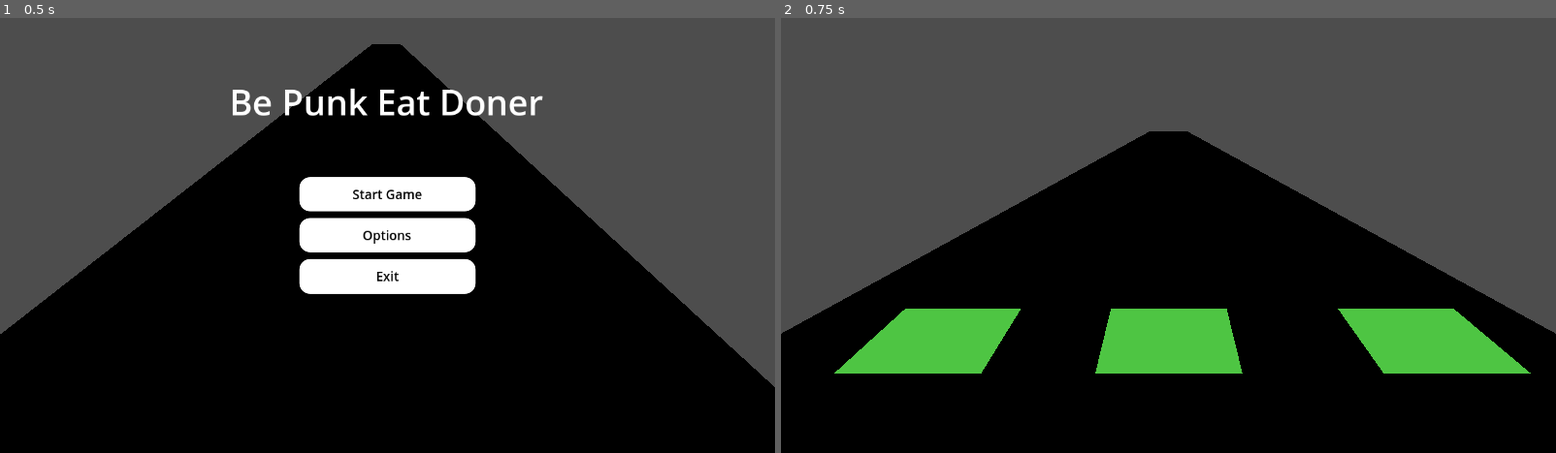
Above: before the commit, frames 1-2 (left to right).
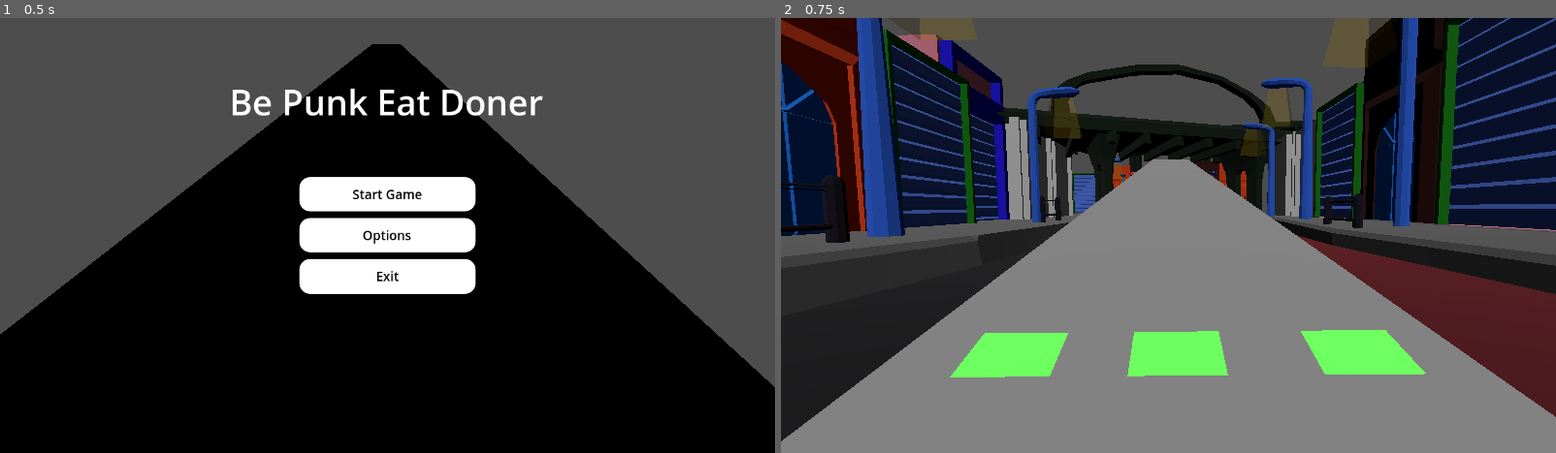
Above: after the commit, the same moments.

Repository: novadragonDOTspace/BePunkEatDoener
Game: Godot game, scene res://Scenes/main_menu.tscn
The game is run twice, just before and just after one commit, with the same random seed, the same clock (stepped at 60 frames per second) and the same inputs.
Inputs:
- Up to frame 1 (0.5 s): no input
- Up to frame 2 (0.75 s): click "Start Game" at 0.5 s

Frame 1 is identical in both runs. In frame 2, 85% of the frame differs, in the area x 0-100%, y 0-100%.

Commit message:
Refactor Game scene to integrate MusicManager and add environment scene

Diff:
--- a/Scenes/Game.tscn
+++ b/Scenes/Game.tscn
@@ -1,33 +1,17 @@
-[gd_scene load_steps=4 format=3 uid="uid://5x2cy8kbp1li"]
+[gd_scene load_steps=3 format=3 uid="uid://5x2cy8kbp1li"]
 
-[ext_resource type="PackedScene" uid="uid://bcwf15msxb4oa" path="res://Scenes/NotePicker.tscn" id="1_iukft"]
 [ext_resource type="Script" uid="uid://d87smi3k6dq6" path="res://Code/music_manager.gd" id="2_gl6un"]
+[ext_resource type="PackedScene" uid="uid://cqagux8ysu7ej" path="res://Scenes/environment.tscn" id="2_j5yw3"]
 
-[sub_resource type="PlaneMesh" id="PlaneMesh_cg2ps"]
-size = Vector2(1, 10)
-
-[node name="Road" type="Node3D"]
-
-[node name="MeshInstance3D" type="MeshInstance3D" parent="."]
-transform = Transform3D(2, 0, 0, 0, 2, 0, 0, 0, 2, 0, 0, -9)
-mesh = SubResource("PlaneMesh_cg2ps")
-
-[node name="NotePicker" parent="." instance=ExtResource("1_iukft")]
-transform = Transform3D(0.8, 0, 0, 0, 0.79337823, -0.10271801, 0, 0.10271801, 0.79337823, 0.62797356, 0, 0)
-
-[node name="NotePicker2" parent="." instance=ExtResource("1_iukft")]
-transform = Transform3D(0.8, 0, 0, 0, 0.79337823, -0.10271801, 0, 0.10271801, 0.79337823, 0.00081443787, 0, 0)
-line = 2
-
-[node name="NotePicker3" parent="." instance=ExtResource("1_iukft")]
-transform = Transform3D(0.8, 0, 0, 0, 0.79337823, -0.10271801, 0, 0.10271801, 0.79337823, -0.5672822, 0, 0)
-line = 3
-
-[node name="Camera3D" type="Camera3D" parent="."]
-transform = Transform3D(1, 0, 0, 0, 0.94832367, 0.31730464, 0, -0.31730464, 0.94832367, 0, 0.5210106, 0.67388797)
-current = true
-fov = 64.9
+[node name="Game" type="Node3D"]
 
 [node name="MusicManager" type="AudioStreamPlayer" parent="."]
 script = ExtResource("2_gl6un")
 metadata/_custom_type_script = "uid://d87smi3k6dq6"
+
+[node name="Environment" parent="." instance=ExtResource("2_j5yw3")]
+
+[node name="Camera3D" type="Camera3D" parent="Environment"]
+transform = Transform3D(-0.005570782, -0.079445586, 0.9968236, -0.010016714, 0.99679357, 0.0793872, -0.9999343, -0.00954265, -0.006348703, 1.1116337, 0.5210106, 0.017366856)
+current = true
+fov = 64.9
--- /dev/null
+++ b/Scenes/environment.tscn
@@ -0,0 +1,39 @@
+[gd_scene load_steps=5 format=3 uid="uid://cqagux8ysu7ej"]
+
+[ext_resource type="PackedScene" uid="uid://b4vwipdnuin6y" path="res://3D Models/city_background/city_scene_01.obj" id="1_mfu5p"]
+[ext_resource type="PackedScene" uid="uid://bcwf15msxb4oa" path="res://Scenes/NotePicker.tscn" id="2_a65fu"]
+
+[sub_resource type="Environment" id="Environment_mfu5p"]
+sdfgi_enabled = true
+
+[sub_resource type="PlaneMesh" id="PlaneMesh_cg2ps"]
+size = Vector2(1, 10)
+
+[node name="Environment" type="Node3D"]
+
+[node name="DirectionalLight3D" type="DirectionalLight3D" parent="."]
+transform = Transform3D(-0.003035441, -0.57733047, 0.81650496, -0.0021462706, 0.81651056, 0.5773265, -0.9999931, 0, -0.0037175769, 2.2823832, 1.7049568, 0)
+
+[node name="WorldEnvironment" type="WorldEnvironment" parent="."]
+environment = SubResource("Environment_mfu5p")
+
+[node name="city_scene_01" parent="." instance=ExtResource("1_mfu5p")]
+
+[node name="Road" type="Node3D" parent="."]
+transform = Transform3D(-4.371139e-08, 0.17364818, 0.9848077, 0, 0.9848077, -0.17364818, -1, -7.590403e-09, -4.304731e-08, 0, 0, 0)
+
+[node name="MeshInstance3D" type="MeshInstance3D" parent="Road"]
+transform = Transform3D(2, 0, 0, 0, 2, 0, 0, 0, 2, 0, 0, -9)
+mesh = SubResource("PlaneMesh_cg2ps")
+skeleton = NodePath("../../..")
+
+[node name="NotePicker" parent="Road" instance=ExtResource("2_a65fu")]
+transform = Transform3D(0.8, 0, 0, 0, 0.79337823, -0.10271801, 0, 0.10271801, 0.79337823, 0.62797356, 0, 0)
+
+[node name="NotePicker2" parent="Road" instance=ExtResource("2_a65fu")]
+transform = Transform3D(0.8, 0, 0, 0, 0.79337823, -0.10271801, 0, 0.10271801, 0.79337823, 0.00081443787, 0, 0)
+line = 2
+
+[node name="NotePicker3" parent="Road" instance=ExtResource("2_a65fu")]
+transform = Transform3D(0.8, 0, 0, 0, 0.79337823, -0.10271801, 0, 0.10271801, 0.79337823, -0.5672822, 0, 0)
+line = 3
